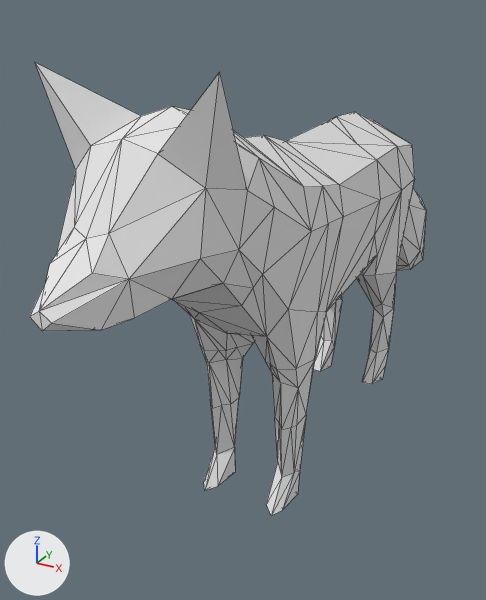
An edit to the OBJ model OpenGL_Projects/Resources/Models/Fox/fox.obj, drawn before and after from the same camera.
Camera for both pictures: a 50 mm camera at (49.1, -112.1, 85.1) aimed at (-12.1, -0.9, 29.5). The lights are fixed; the arrows at lower left show +X, +Y and +Z. Mesh edges are drawn as thin lines. Where no turn or scale is listed for an object, it has been applied to the vertices.

Names of what the first picture shows: 'fox1'.
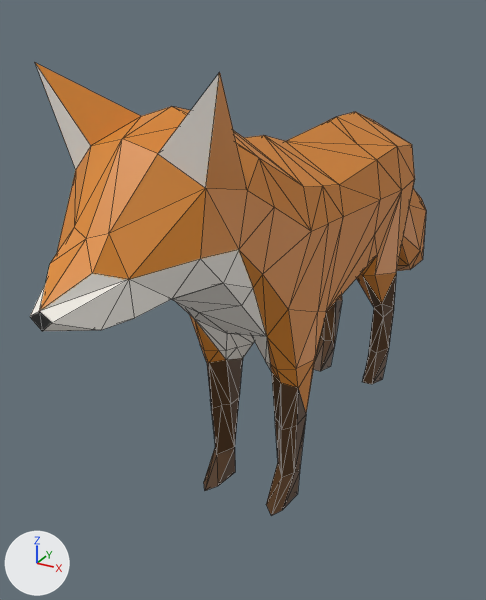
Location of each change, (x1, y1, x2, y2) in pixels of the pictures (486 x 600 px):
'fox1', recoloured (grey to orange)
    both: (30, 63, 426, 516)

What changed in the scene script:
```text
Add img_texture_png:
    img_texture_png = load_image('texture.png', 'texture.png', 1024, 1024, 'sRGB')
Add mat_foxlpmat:
    mat_foxlpmat = principled_material('FoxLPmat')
    mat_foxlpmat.texture = img_texture_png
Change me_fox1:
    where me_fox1.from_pydata(...)  # 290 vertices, 576 faces; spans x -13.0..13.0, y -67.0..88.0, z 0.0..79.0
    remove me_fox1.materials.append(mat_fox_material)  # white #e7e7e7
    add me_fox1.materials.append(mat_foxlpmat)  # picture img_texture_png
```
